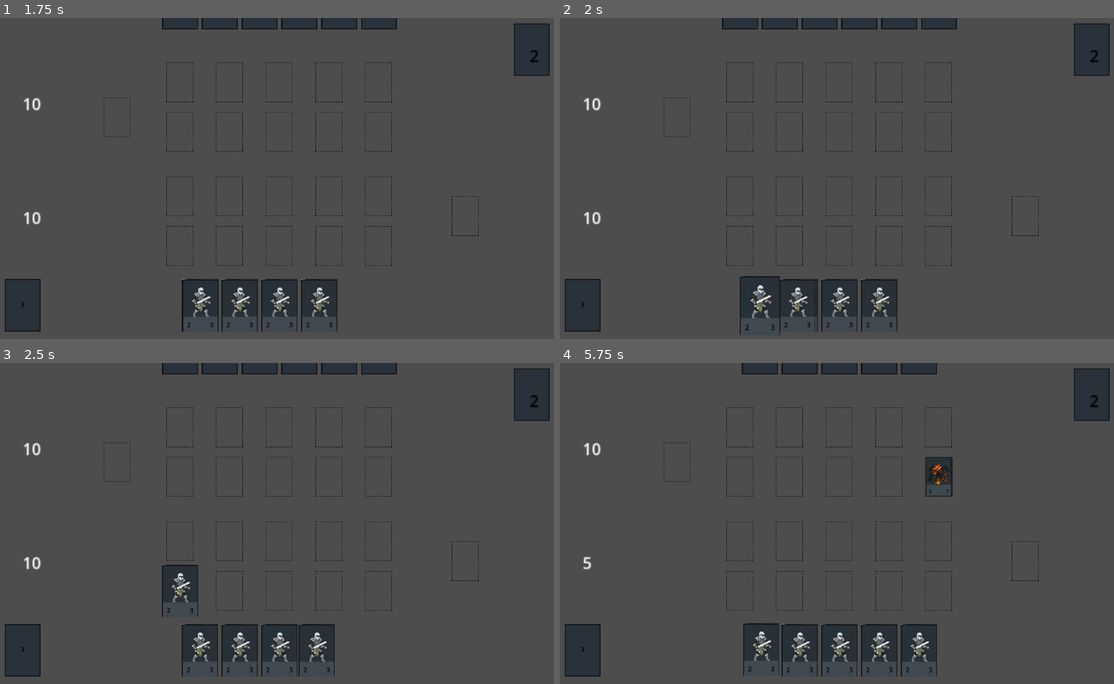
Above: before the commit, frames 1-4 (two rows, left to right).
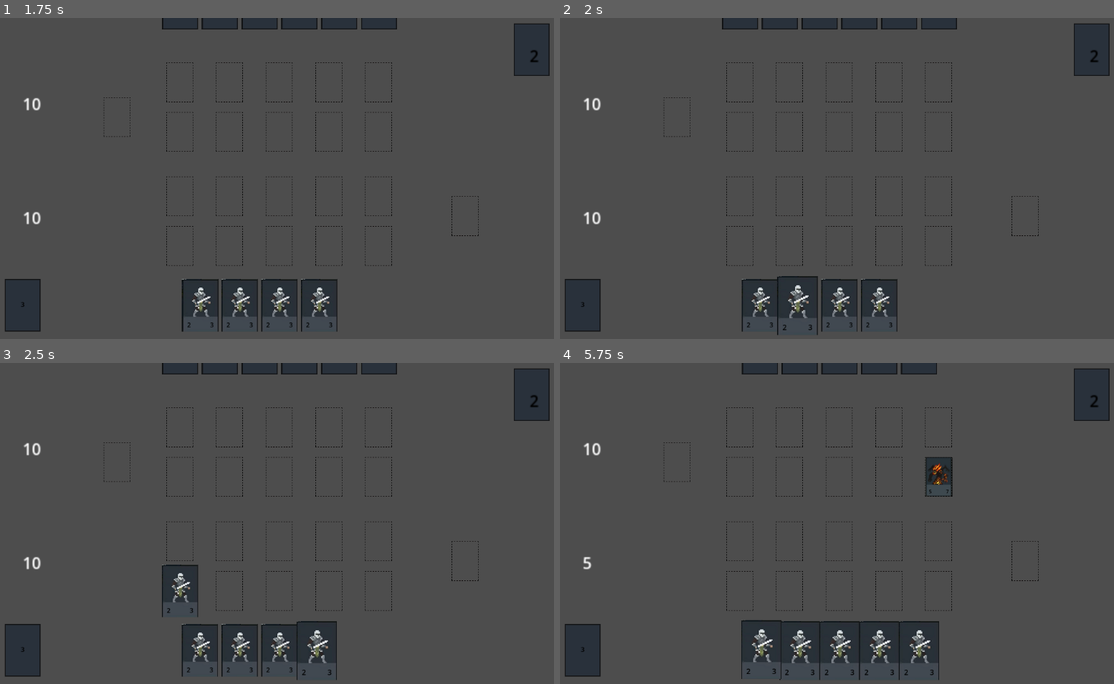
Above: after the commit, the same moments.

Repository: timothytang1993/Godot-4-CARD-GAME
Game: Godot game, scene res://Scenes/Main.tscn
Same seed, same stepped clock (60 frames per second), same inputs: the game is played once before the commit and once after it.
Inputs (mouse positions are in pixels of both pictures, inside the frame that each line leads up to):
- Up to frame 1 (1.75 s): click "End Turn" at 0.5 s; tap Enter at 1.25 s; drag from (360, 306) to (199, 306) at 1.27 s
- Up to frame 2 (2 s): no input
- Up to frame 3 (2.5 s): drag from (321, 651) to (177, 590) at 2.02 s
- Up to frame 4 (5.75 s): move the mouse to (837, 651) at 2.77 s; click (837, 651) at 2.92 s; drag from (798, 651) to (837, 590) at 3.52 s; drag from (759, 651) to (837, 590) at 4.27 s; click "End Turn" at 5 s

Frame 1 is identical in both runs. In frame 2, 0.6% of the frame differs, in the area x 32-47%, y 80-99%; in frame 3, 0.3%; in frame 4, 1.7%, in the area x 32-69%, y 80-99%.

Commit message:
Attacking (Part 2) Godot 4 Card Game Tutorial #10

Diff:
--- a/Scenes/OpponentCard.tscn
+++ b/Scenes/OpponentCard.tscn
@@ -160,6 +160,9 @@
 &"card_flip": SubResource("Animation_h8wm0")
 }
 
+[sub_resource type="RectangleShape2D" id="RectangleShape2D_qrb68"]
+size = Vector2(180, 265.00006)
+
 [node name="Card" type="Node2D"]
 position = Vector2(1084, 64)
 scale = Vector2(0.4, 0.4)
@@ -196,3 +199,11 @@
 libraries = {
 &"": SubResource("AnimationLibrary_kphy1")
 }
+
+[node name="Area2D" type="Area2D" parent="."]
+collision_layer = 8
+collision_mask = 8
+
+[node name="CollisionShape2D" type="CollisionShape2D" parent="Area2D"]
+scale = Vector2(0.99999964, 0.99999964)
+shape = SubResource("RectangleShape2D_qrb68")
--- a/Scripts/BattleManager.gd
+++ b/Scripts/BattleManager.gd
@@ -9,8 +9,11 @@
 var empty_monster_card_slots = []
 var opponent_card_on_battlefield = []
 var player_card_on_battlefield = []
+var player_cards_that_attack_this_turn = []
 var player_health
 var opponent_health
+var is_opponent_turn = false
+var player_is_attacking = false
 
 # Called when the node enters the scene tree for the first time.
 func _ready() -> void:
@@ -30,6 +33,9 @@
 	$"../OpponentHealth".text =str(opponent_health)
 
 func _on_end_turn_button_pressed() -> void:
+	is_opponent_turn = true
+	$"../CardManager".unselect_select_monster()
+	player_cards_that_attack_this_turn = []
 	opponent_turn()
 
 func opponent_turn():
@@ -73,8 +79,11 @@
 	if attacker == "Opponent":
 		new_pos_y = 1080
 	else:
+		$"../EndTurnButton".disabled = true
+		$"../EndTurnButton".visible = false
+		player_is_attacking = true
 		new_pos_y = 0
-
+		player_cards_that_attack_this_turn.append(attacking_card)
 	var new_pos = Vector2(attacking_card.position.x, new_pos_y)
 
 	attacking_card.z_index = 5
@@ -95,13 +104,25 @@
 	tween2.tween_property(attacking_card, "position", attacking_card.card_slot_card_is_in.position, CARD_MOVE_SPEED)
 	attacking_card.z_index = 0
 	await wait(1)
+	if attacker == "Player":
+		player_is_attacking = false
+		$"../EndTurnButton".disabled = false
+		$"../EndTurnButton".visible = true
 
 func attack(attacking_card, defending_card, attacker):
+	if attacker == "Player":
+		player_is_attacking = true
+		$"../EndTurnButton".disabled = true
+		$"../EndTurnButton".visible = false
+		$"../CardManager".selected_monster = null
+		player_cards_that_attack_this_turn.append(attacking_card)
+
 	attacking_card.z_index = 5
 	var new_pos = Vector2(defending_card.position.x, defending_card.position.y + BATTLE_POS_OFFSET)
 	var tween = get_tree().create_tween()
 	tween.tween_property(attacking_card, "position", new_pos, CARD_MOVE_SPEED)
 	await wait(0.15)
+
 	var tween2 = get_tree().create_tween()
 	tween2.tween_property(attacking_card, "position", attacking_card.card_slot_card_is_in.position, CARD_MOVE_SPEED)
 
@@ -114,30 +135,52 @@
 	await wait(1.0)
 	attacking_card.z_index = 0
 
-	var card_was_distroyed = false
+	var card_was_distoryed = false
 	# Distory card if card health is 0
 	if attacking_card.health == 0:
 		destory_card(attacking_card, attacker)
-		card_was_distroyed = true
+		card_was_distoryed = true
 	if defending_card.health == 0:
 		if attacker == "Player":
 			destory_card(defending_card, "Opponent")
 		else:
 			destory_card(defending_card, "Player")
-		card_was_distroyed = true
-
-	if card_was_distroyed:
+		card_was_distoryed = true
+
+	if card_was_distoryed:
 		await wait(1.0)
+
+	if attacker == "Player":
+		player_is_attacking = false
+		$"../EndTurnButton".disabled = false
+		$"../EndTurnButton".visible = true
 
 func destory_card(card, card_owner):
 	var new_pos
 	if card_owner == "Player":
+		card.defeated = true
+		card.get_node("Area2D/CollisionShape2D").disabled = true
 		new_pos = $"../PlayerDiscard".position
+		if card in player_card_on_battlefield:
+			player_card_on_battlefield.erase(card)
+		card.card_slot_card_is_in.get_node("Area2D/CollisionShape2D").disabled = false
 	else:
 		new_pos = $"../OpponentDiscard".position
+		if card in opponent_card_on_battlefield:
+			opponent_card_on_battlefield.erase(card)
+
+	card.card_slot_card_is_in.card_in_slot =false
+	card.card_slot_card_is_in = null
 	var tween = get_tree().create_tween()
 	tween.tween_property(card, "position", new_pos, CARD_MOVE_SPEED)
 
+func enemy_card_selected(defending_card):
+	var attacking_card = $"../CardManager".selected_monster
+	if attacking_card:
+		if defending_card in opponent_card_on_battlefield:
+			if player_is_attacking == false:
+				$"../CardManager".selected_monster = null
+				attack(attacking_card, defending_card, "Player")
 
 func try_play_card_with_highest_attack():
 	# Check if any card is in hand
@@ -182,5 +225,6 @@
 func end_opponent_turn():
 	$"../Deck".reset_draw()
 	$"../CardManager".reset_player_monster()
+	is_opponent_turn = false
 	$"../EndTurnButton".disabled = false
 	$"../EndTurnButton".visible = true
--- a/Scripts/Card.gd
+++ b/Scripts/Card.gd
@@ -8,6 +8,7 @@
 var card_type
 var attack
 var health
+var defeated = false
 
 # Called when the node enters the scene tree for the first time.
 func _ready() -> void:
--- a/Scripts/CardManager.gd
+++ b/Scripts/CardManager.gd
@@ -12,7 +12,7 @@
 var is_hovering_on_card: bool = false
 var player_hand_reference
 var player_monster_card_this_turn = false
-
+var selected_monster
 # Called when the node enters the scene tree for the first time.
 func _ready() -> void:
 	screen_size = get_viewport().size
@@ -36,6 +36,36 @@
 		#else:
 			#if card_being_dragged:
 				#finish_drag()
+func card_clicked(card):
+	# Card if card on battlefield or in hand
+	if card.card_slot_card_is_in:
+		if $"../BattleManager".is_opponent_turn == false:
+			if $"../BattleManager".player_is_attacking == false:
+				# Card on battlefield
+				if card not in $"../BattleManager".player_cards_that_attack_this_turn:
+					if $"../BattleManager".opponent_card_on_battlefield.size() == 0:
+						$"../BattleManager".direct_attack(card, "Player")
+						return
+				else:
+					select_card_for_battle(card)
+	else:
+		start_drag(card)
+
+func select_card_for_battle(card):
+	# Toggle selected card
+	if selected_monster:
+		# if card ready selected
+		if selected_monster == card:
+			card.position.y += 20
+			selected_monster = null
+		else:
+			selected_monster.position += 20
+			selected_monster = card
+			card.position.y -= 20
+	else:
+		selected_monster = card
+		card.position.y -= 20
+
 
 func start_drag(card):
 	card_being_dragged = card
@@ -55,8 +85,9 @@
 				card_being_dragged.card_slot_card_is_in = card_slot_found
 				player_hand_reference.remove_card_from_hand(card_being_dragged)
 				card_being_dragged.position = card_slot_found.position
-				card_being_dragged.get_node("Area2D/CollisionShape2D").disabled = true
+				#card_being_dragged.get_node("Area2D/CollisionShape2D").disabled = true
 				card_slot_found.card_in_slot = true
+				card_slot_found.get_node("Area2D/CollisionShape2D").disabled = true
 				$"../BattleManager".player_card_on_battlefield.append(card_being_dragged)
 				card_being_dragged = null
 				return
@@ -65,6 +96,11 @@
 		#else:
 			#player_hand_reference.add_card_to_hand(card_being_dragged, DEFAULT_CARD_MOVE_SPEED)
 	#else:
+
+func unselect_select_monster():
+	if selected_monster:
+		selected_monster.position.y += 20
+		selected_monster = null
 
 
 func connect_card_signals(card):
@@ -76,20 +112,23 @@
 		finish_drag()
 
 func on_hovered_over_card(card):
+	if card.card_slot_card_is_in:
+		return
 	if !is_hovering_on_card:
 		is_hovering_on_card = true
 		highest_card(card, true)
 
 func on_hovered_off_card(card):
-	# Check if card is not in card slot and being dragged
-	if !card.card_slot_card_is_in && !card_being_dragged:
-		highest_card(card, false)
-		# Check if hovered off card straight on to another card
-		var new_card_hovered = raycast_check_for_card()
-		if new_card_hovered:
-			highest_card(new_card_hovered, true)
-		else:
-			is_hovering_on_card = false
+	if card.defeated:
+		# Check if card is not in card slot and being dragged
+		if !card.card_slot_card_is_in && !card_being_dragged:
+			highest_card(card, false)
+			# Check if hovered off card straight on to another card
+			var new_card_hovered = raycast_check_for_card()
+			if new_card_hovered:
+				highest_card(new_card_hovered, true)
+			else:
+				is_hovering_on_card = false
 
 func highest_card(card, hovered):
 	if hovered:
--- a/Scripts/InputManager.gd
+++ b/Scripts/InputManager.gd
@@ -5,6 +5,7 @@
 
 const COLLISION_MASK_CARD = 1
 const COLLISION_MASK_DECK = 4
+const COLLISION_MASK_OPPONENT_CARD = 8
 
 var card_manager_reference
 var deck_reference
@@ -33,7 +34,9 @@
 			# Card Clicked
 			var card_found = result[0].collider.get_parent()
 			if card_found:
-				card_manager_reference.start_drag(card_found)
+				card_manager_reference.card_clicked(card_found)
 		elif result_collision_mask == COLLISION_MASK_DECK:
 			# Deck Clicked
 			deck_reference.draw_card()
+		elif result_collision_mask == COLLISION_MASK_OPPONENT_CARD:
+			$"../BattleManager".enemy_card_selected(result[0].collider.get_parent())
Not shown: 1 places in Scenes/OpponentCard.tscn that only renumber resources
